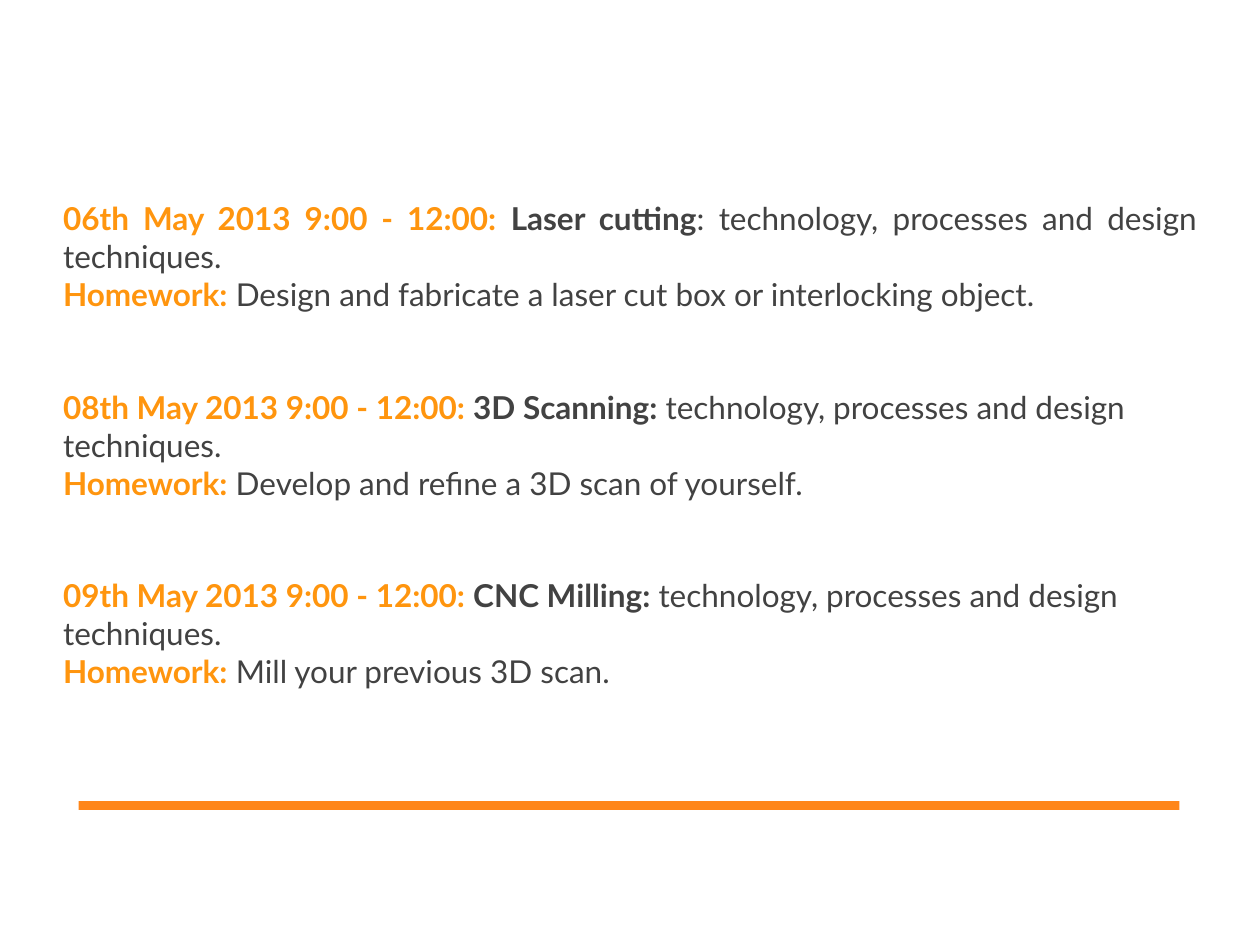
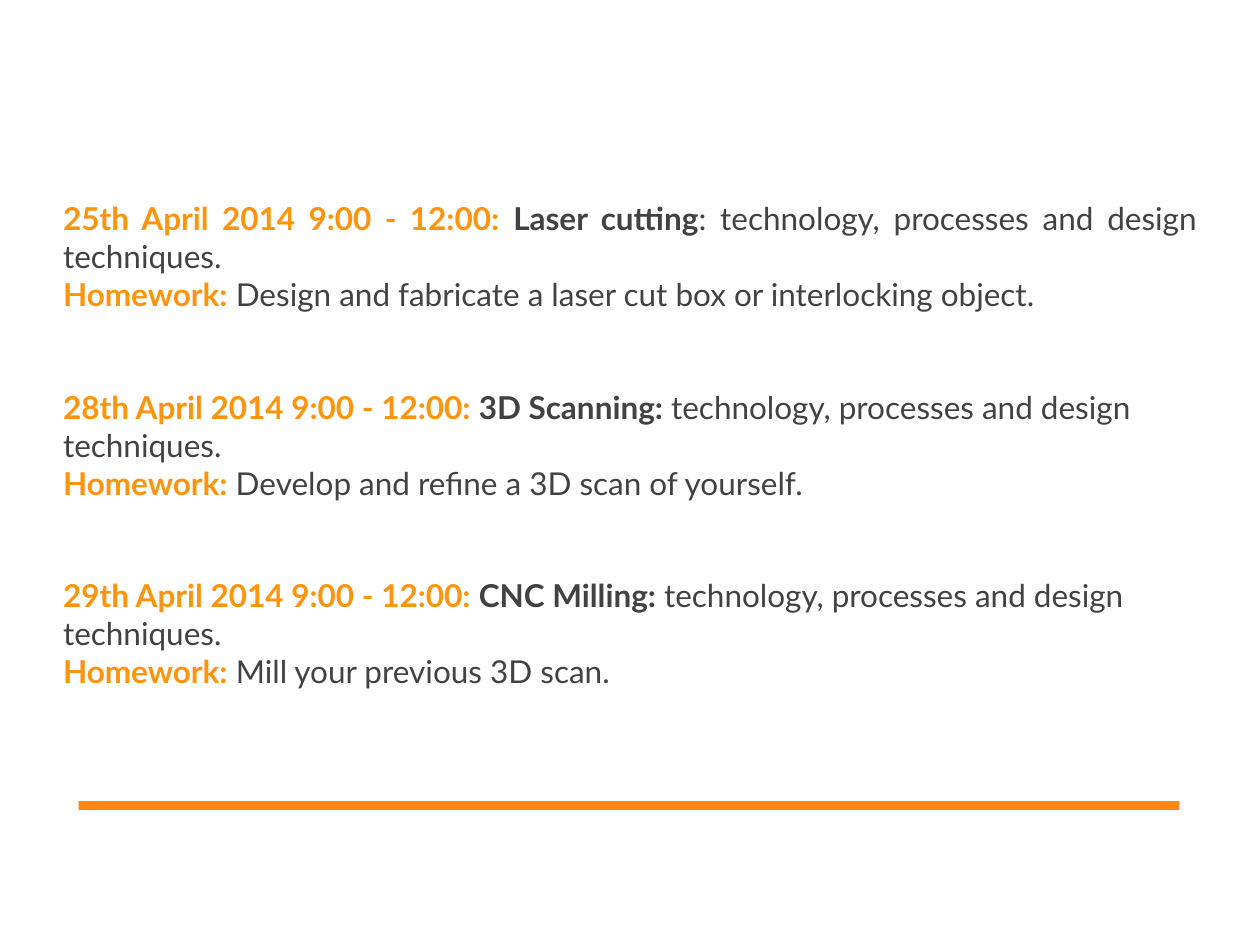
Before and after one commit to DigitalFabricationStudio/Slides, a slide deck: slide 5 of libreoffice/DigitalFabricationStudio.00__Introduction.odp (slide 4 before the commit). Drawn at 1260x945 pixels with LibreOffice and Linux fonts; fonts in the diff are those of the drawing; background and template pictures are left out. Boxes give left, top, right and bottom in pixels: in the first picture for what was removed or moved away, otherwise in the second. Text is boxed around its words. In the diff, an @@ line names an element or a change of style, - is before the commit and + after.

```diff
--- a/libreoffice/DigitalFabricationStudio.00__Introduction.odp
+++ b/libreoffice/DigitalFabricationStudio.00__Introduction.odp
@@ text at (63,206,1196,274): text changed @@
-06th May 2013 9:00 - 12:00: Laser cutting: technology, processes and design techniques.
+25th April 2014 9:00 - 12:00: Laser cutting: technology, processes and design techniques.
@@ text at (63,395,1130,689): text changed @@
-08th May 2013 9:00 - 12:00: 3D Scanning: technology, processes and design techniques.
-Homework: Develop and refine a 3D scan of yourself.
-09th May 2013 9:00 - 12:00: CNC Milling: technology, processes and design techniques.
-Homework: Mill your previous 3D scan.
+28th April 2014 9:00 - 12:00: 3D Scanning: technology, processes and design techniques.
+Homework: Develop and refine a 3D scan of yourself.
+29th April 2014 9:00 - 12:00: CNC Milling: technology, processes and design techniques.
+Homework: Mill your previous 3D scan.
```
Also in this commit, not shown: 10 other slides changed, 2 slides added, 1 slide removed, 3 other files.
